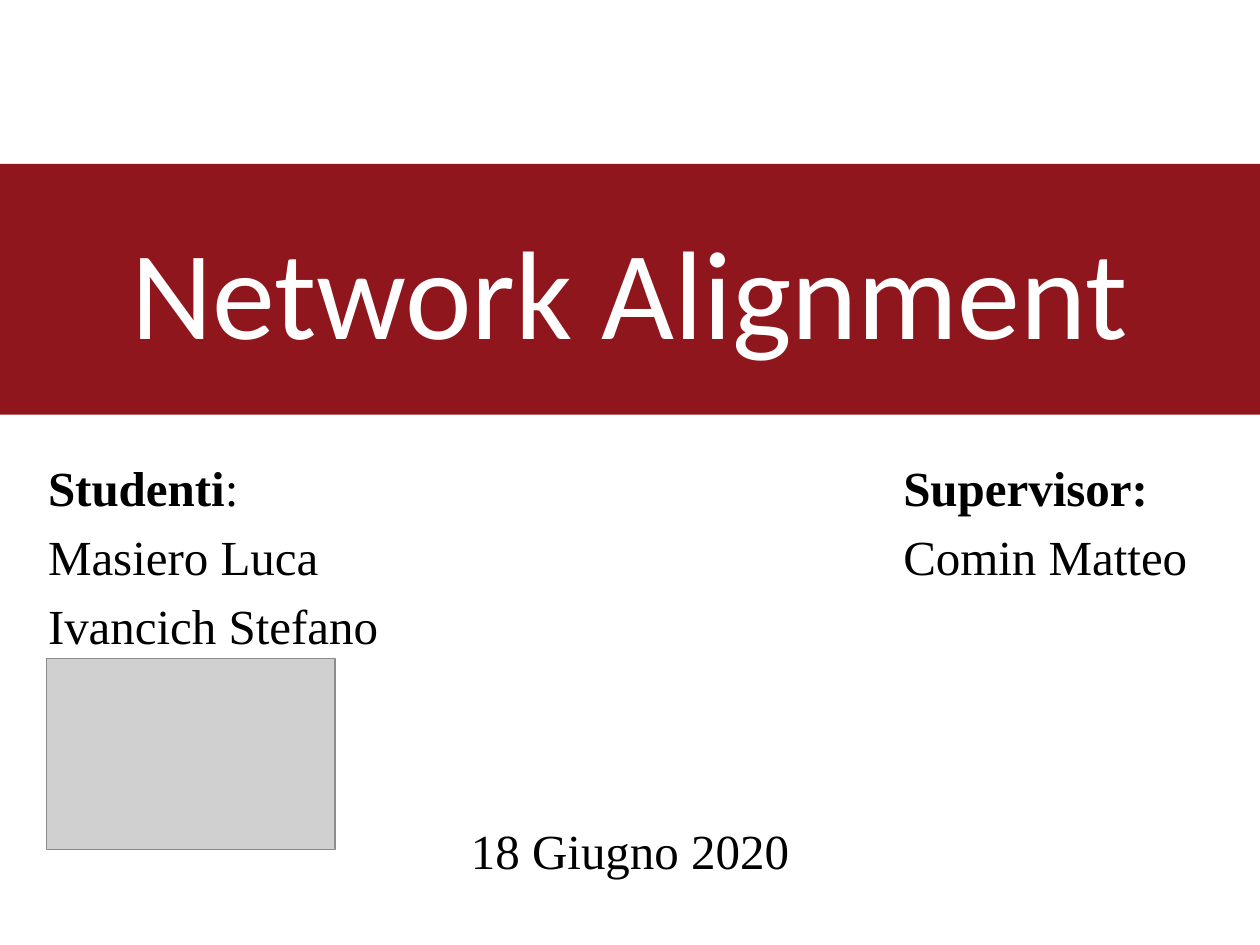
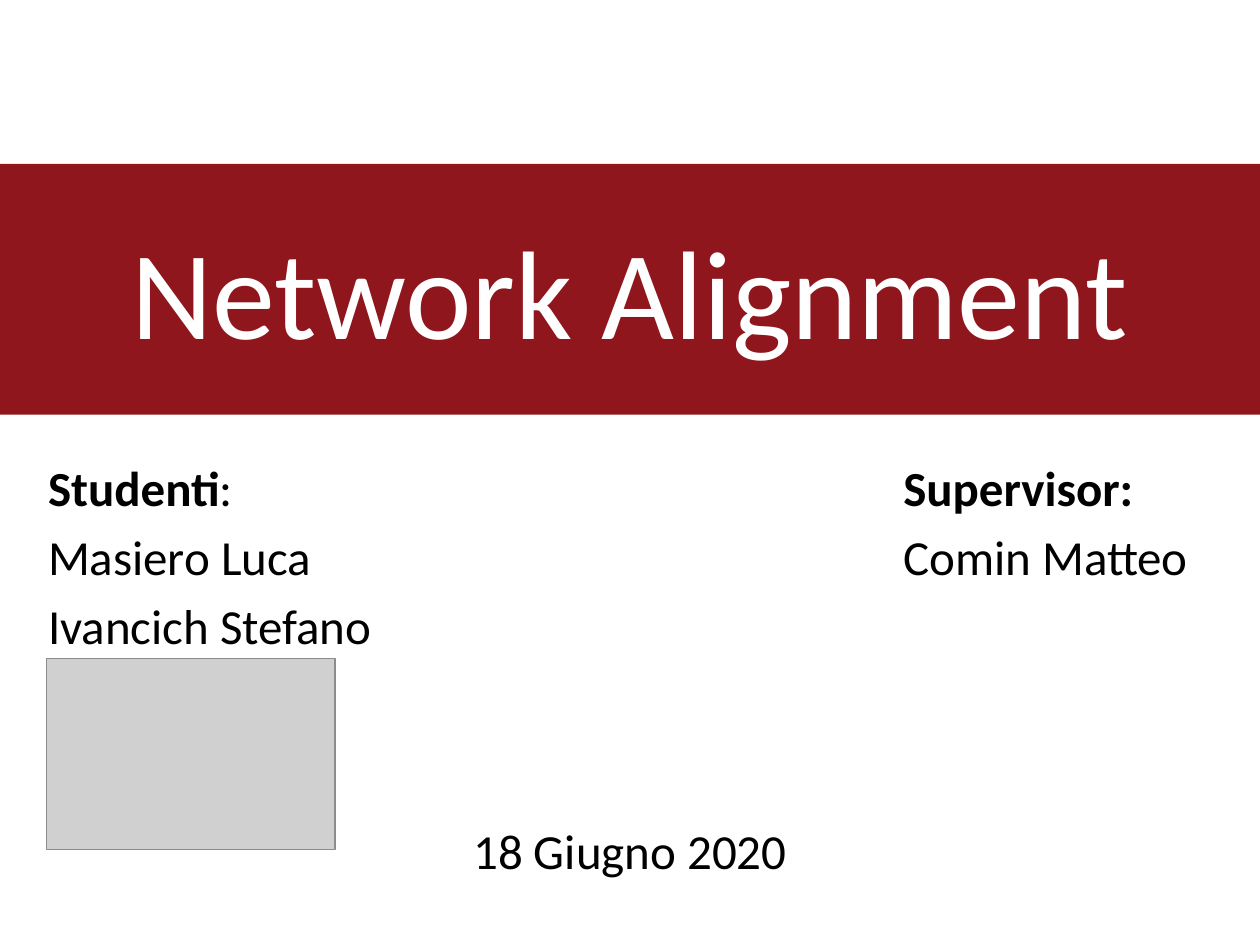
Before and after one commit to TyllanDrake/NetworkAlignment, a slide deck: slide 1 of Presentation/Presentation.pptx. Drawn at 1260x945 pixels with LibreOffice and Linux fonts; fonts in the diff are those of the drawing; grey boxes stand for pictures; background and template pictures are left out. Boxes give left, top, right and bottom in pixels: in the first picture for what was removed or moved away, otherwise in the second. Text is boxed around its words. In the diff, an @@ line names an element or a change of style, - is before the commit and + after.

```diff
--- a/Presentation/Presentation.pptx
+++ b/Presentation/Presentation.pptx
@@ font Times New Roman to Calibri in 3 elements at (48,471,371,645), (903,471,1188,576), (473,835,786,878) @@
```
Also in this commit, not shown: 8 other slides changed, 1 slide removed.
